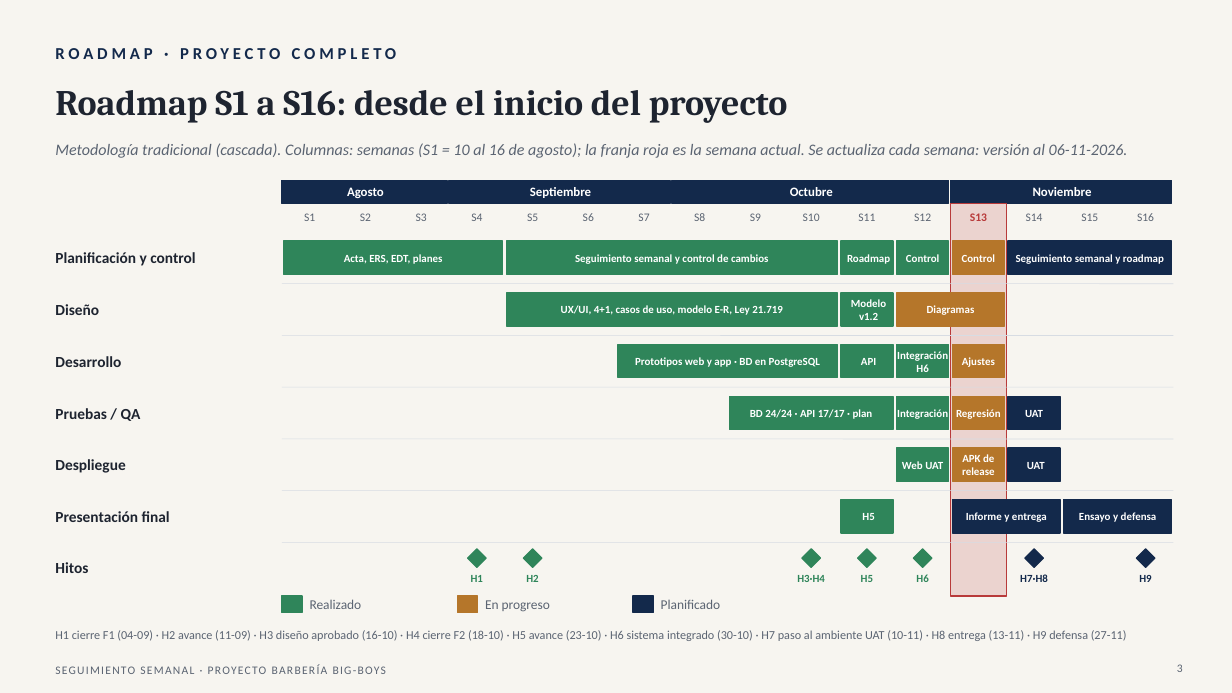
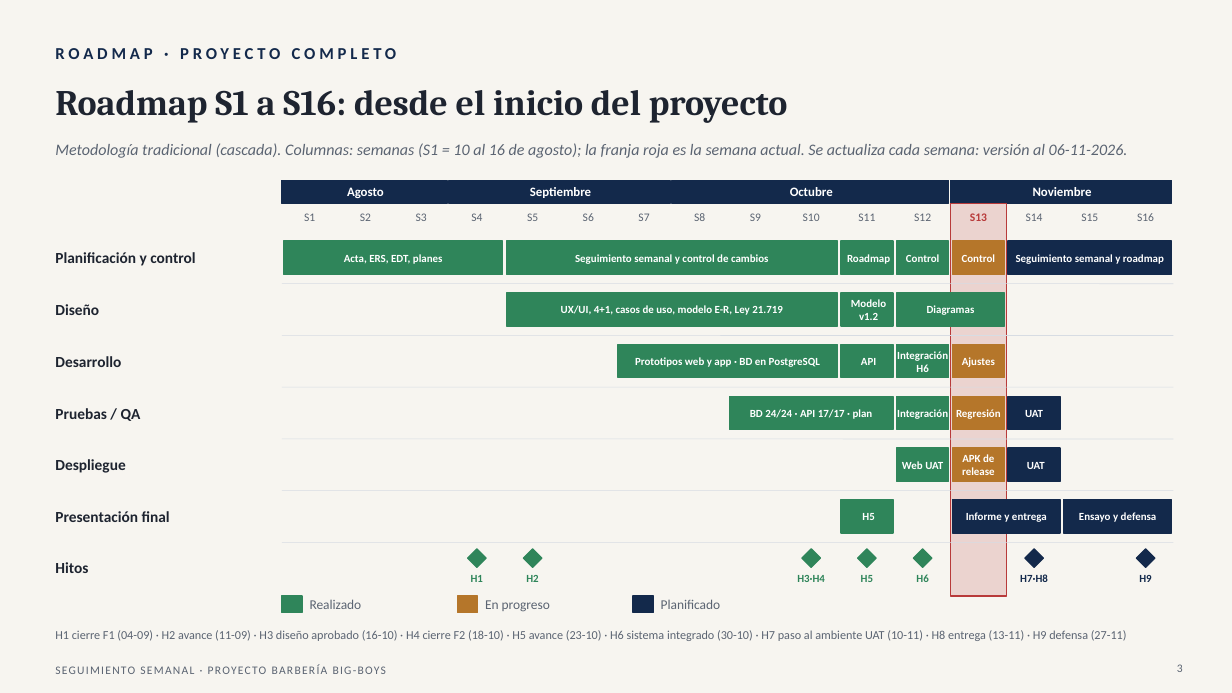
Before and after one commit to Yerko-Rosales/Proyecto_Barberia, a slide deck: slide 3 of Fase 2/Seguimiento semanal/Seguimiento_Roadmap_Proyecto_Barberia_06-11.pptx. Drawn at 1232x693 pixels with LibreOffice and Linux fonts; fonts in the diff are those of the drawing. Boxes give left, top, right and bottom in pixels: in the first picture for what was removed or moved away, otherwise in the second. Text is boxed around its words. In the diff, an @@ line names an element or a change of style, - is before the commit and + after.

```diff
--- a/Fase 2/Seguimiento semanal/Seguimiento_Roadmap_Proyecto_Barberia_06-11.pptx
+++ b/Fase 2/Seguimiento semanal/Seguimiento_Roadmap_Proyecto_Barberia_06-11.pptx
@@ rectangle at (x1=897, y1=293, x2=1005, y2=326): fill #B5762A to #2F855A; outline #B5762A 1 pt to #2F855A 1 pt @@
```
Also in this commit, not shown: 7 other slides changed.
